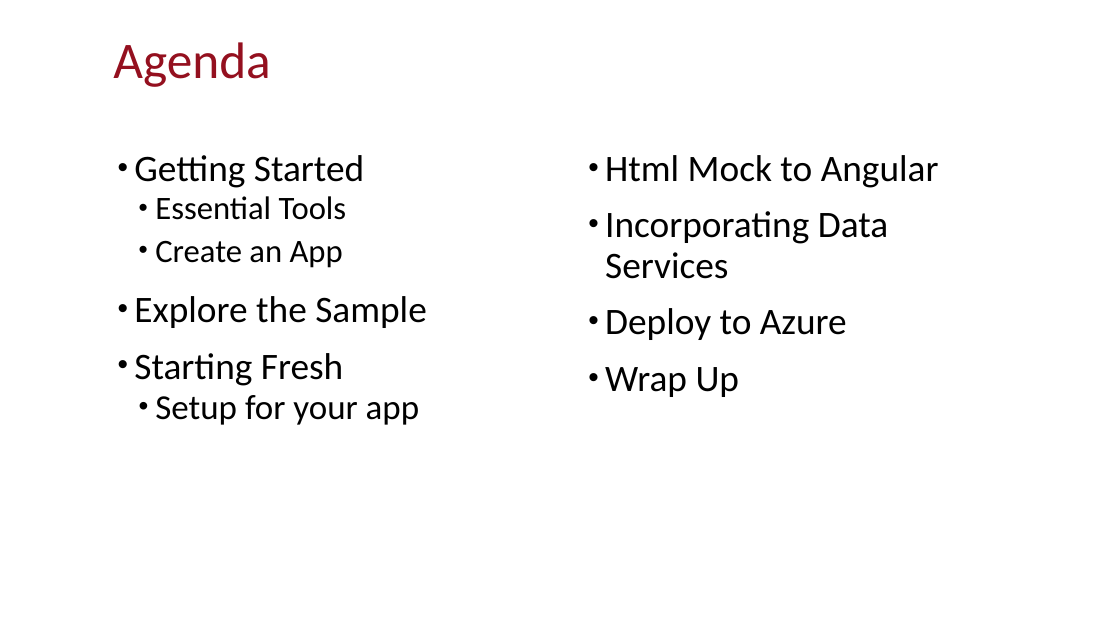
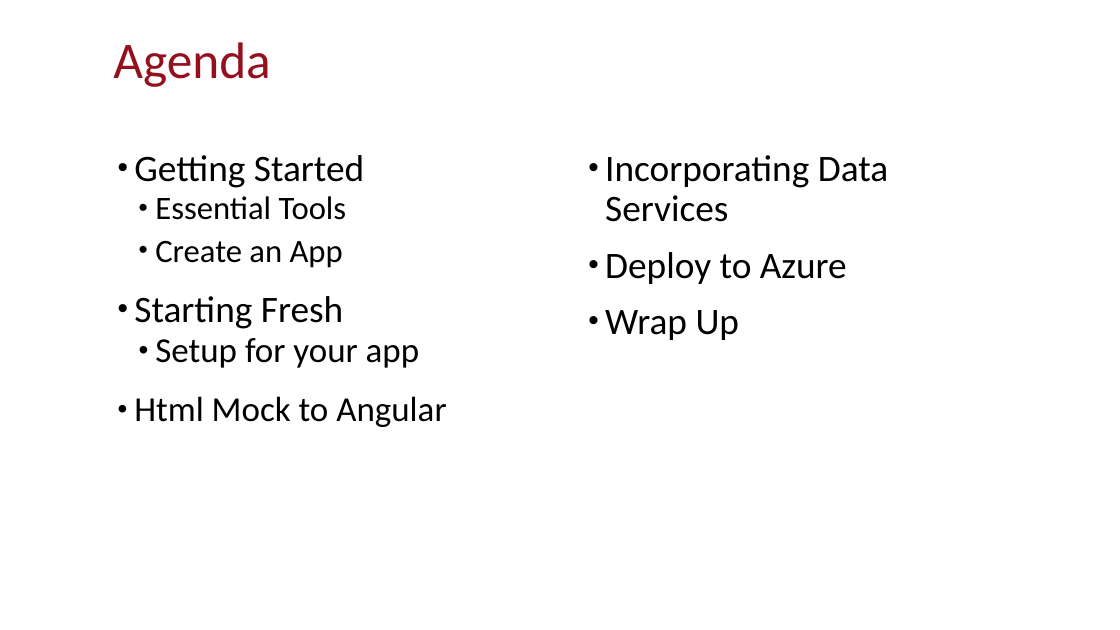
Before and after one commit to CRANK211/vs17-ng2-dnc, a slide deck: slide 3 of Using VS 2017 to build Angular 2.x web apps V2.pptx (slide 4 before the commit). Drawn at 1120x630 pixels with LibreOffice and Linux fonts; fonts in the diff are those of the drawing. Boxes give left, top, right and bottom in pixels: in the first picture for what was removed or moved away, otherwise in the second. Text is boxed around its words. In the diff, an @@ line names an element or a change of style, - is before the commit and + after.

```diff
--- a/Using VS 2017 to build Angular 2.x web apps V2.pptx
+++ b/Using VS 2017 to build Angular 2.x web apps V2.pptx
@@ text at <box>605,155,939,188</box>: paragraph removed @@
-• Html Mock to Angular
@@ text at <box>134,296,427,328</box>: paragraph removed @@
-• Explore the Sample
@@ text at <box>134,396,446,427</box>: paragraph added @@
+• Html Mock to Angular
```
Also in this commit, not shown: 33 other slides changed, 3 slides added, 3 slides removed, 20 other files.
